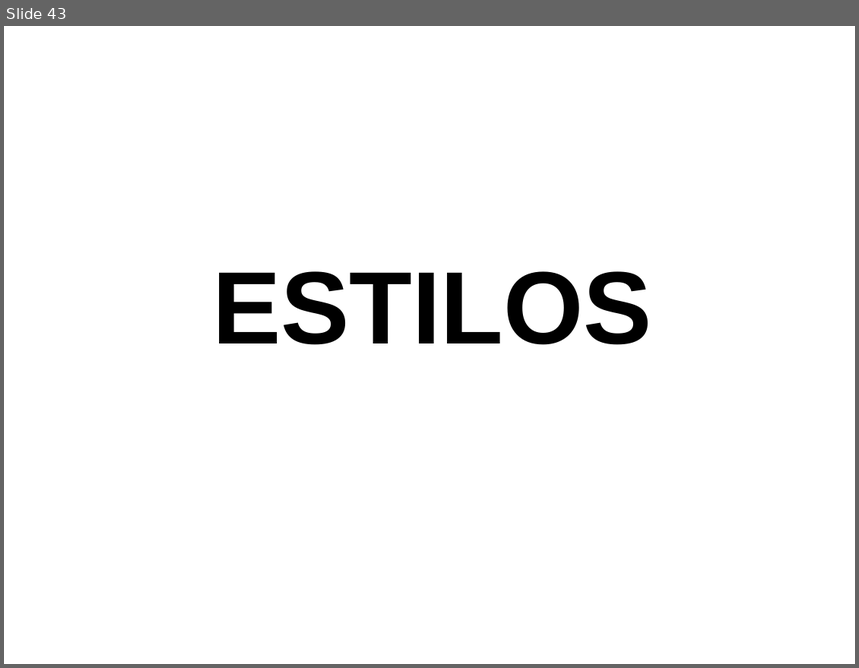
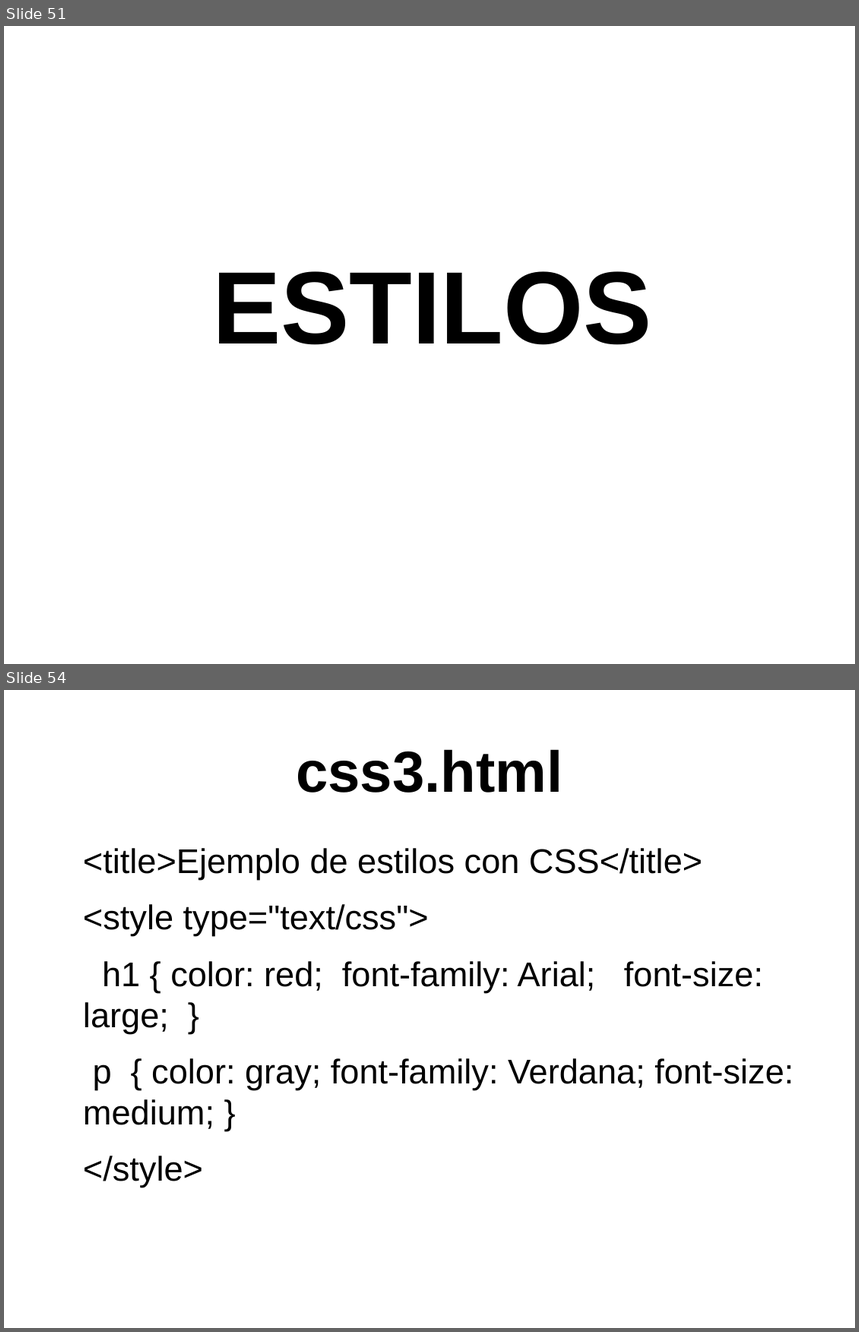
Before and after one commit to toblerone554/CampusInfantil2016, a slide deck: Veteranos/html/PresentaciónHTML.odp. Shown one above the other, each under a label of ours: slide 43 before the commit, slides 51 and 54 after it; the slides between them are not shown. The pictures are 859x668 and 859x1332 pixels, drawn with LibreOffice and Linux fonts; fonts in the diff are those of the drawing. Boxes give left, top, right and bottom in pixels: in the first picture for what was removed or moved away, otherwise in the second. Text is boxed around its words. In the diff, an @@ line names an element or a change of style, - is before the commit and + after.

Commit message:
Ejemplos de tablas y ejercicios prácticos de css

```diff
--- a/Veteranos/html/PresentaciónHTML.odp
+++ b/Veteranos/html/PresentaciónHTML.odp
@@ slide 54 added at (x1=4, y1=690, x2=855, y2=1328), background #FFFFFF @@
@@ title added at (x1=296, y1=749, x2=563, y2=793), 54 pt, text #000000, bold @@
+css3.html
@@ text added at (x1=83, y1=848, x2=794, y2=1188), 32 pt, text #000000 @@
+<title>Ejemplo de estilos con CSS</title>
+<style type="text/css">
+h1 { color: red; font-family: Arial; font-size: large; }
+p { color: gray; font-family: Verdana; font-size: medium; }
+</style>
@@ what was slide 43 is now slide 51 @@
```
Also in this commit, not shown: 15 other slides added, 2 slides removed, 13 other files.
